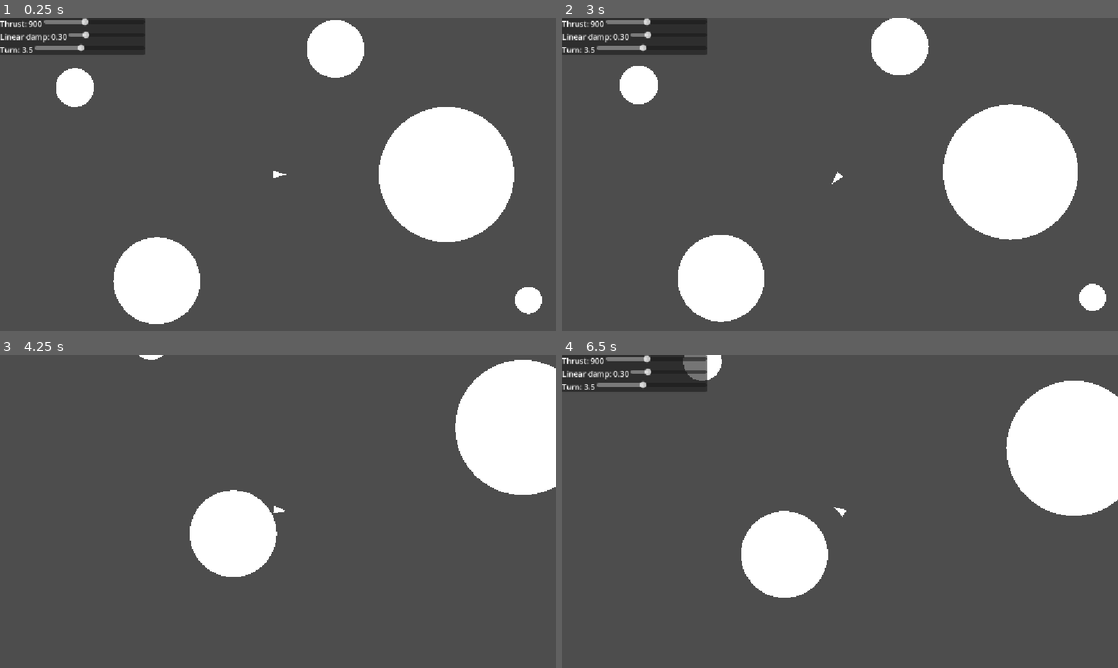
Above: before the commit, frames 1-4 (two rows, left to right).
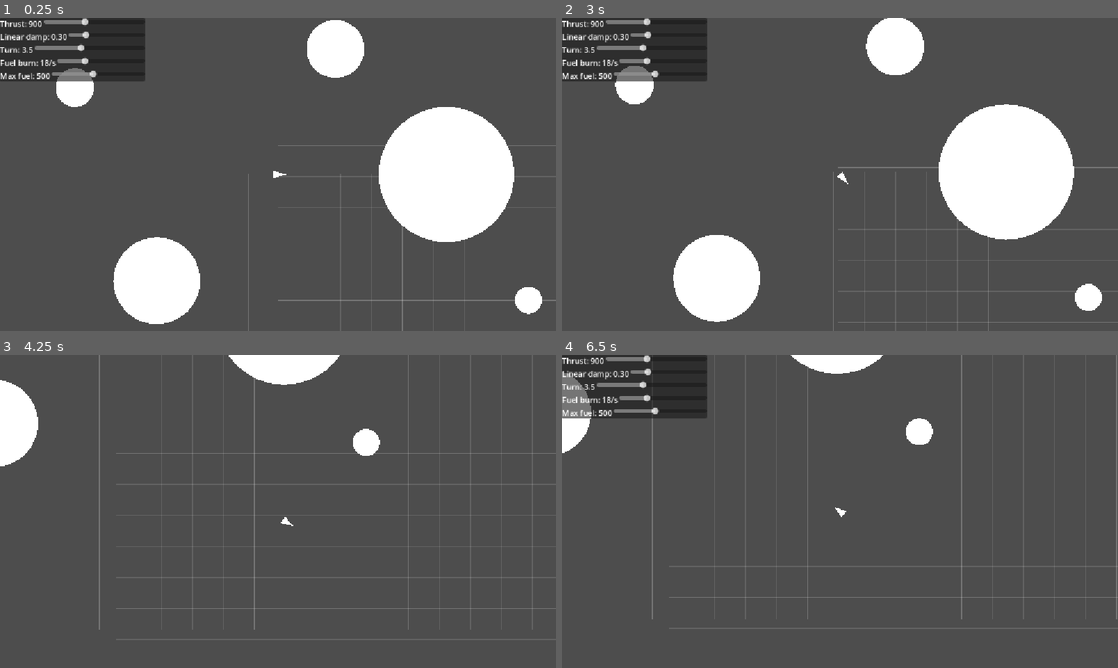
Above: after the commit, the same moments.

Repository: manu-jimenez/Asteroides
Game: Godot game, scene res://scenes/World.tscn
Same seed, same stepped clock (60 frames per second), same inputs: the game is played once before the commit and once after it.
Inputs:
- Up to frame 1 (0.25 s): no input
- Up to frame 2 (3 s): tap Enter at 0.5 s; hold D (turn_right) 0.53-1.28 s; tap T (toggle_tuning) every 0.75 s from 0.6 to 2.85 s; hold A (turn_left) 1.28-2.03 s; tap R (restart) at 2 s; hold D (turn_right) 2.03-2.78 s; hold W (thrust) from 2.78 s (still down)
- Up to frame 3 (4.25 s): release W (thrust) at 3.53 s; hold A (turn_left) from 3.53 s (still down); tap T (toggle_tuning) at 3.6 s; tap Space (pause, bound only after the commit) at 4.15 s
- Up to frame 4 (6.5 s): tap T (toggle_tuning) at 4.35, 5.1, 5.85 s; release A (turn_left) at 5.78 s; hold D (turn_right) from 5.78 s (still down)

The runs differ from the first frame. In frame 1, 2.5% of the frame differs, in the area x 0-100%, y 11-100%; in frame 2, 4.1%; in frame 3, 14%; in frame 4, 16%, in the area x 0-100%, y 0-85%.

Commit message:
sprint por terminar

Diff:
--- a/project.godot
+++ b/project.godot
@@ -49,3 +49,8 @@
 "events": [Object(InputEventKey,"resource_local_to_scene":false,"resource_name":"","device":-1,"window_id":0,"alt_press …(192 unchanged characters)…
 ]
 }
+pause={
+"deadzone": 0.2,
+"events": [Object(InputEventKey,"resource_local_to_scene":false,"resource_name":"","device":-1,"window_id":0,"alt_pressed":false,"shift_pressed":false,"ctrl_pressed":false,"meta_pressed":false,"pressed":false,"keycode":0,"physical_keycode":32,"key_label":0,"unicode":32,"location":0,"echo":false,"script":null)
+]
+}
--- a/scenes/World.tscn
+++ b/scenes/World.tscn
@@ -1,19 +1,26 @@
-[gd_scene load_steps=3 format=3 uid="uid://bs7c3tmgq5x07"]
+[gd_scene load_steps=4 format=3 uid="uid://bs7c3tmgq5x07"]
 
 [ext_resource type="Script" uid="uid://b6lhl1l4oldrr" path="res://scripts/world.gd" id="1_32lhk"]
+[ext_resource type="Script" uid="uid://8yxowflsuspv" path="res://scripts/grid_overlay.gd" id="2_7g83o"]
 [ext_resource type="PackedScene" uid="uid://bdxf5qro8som2" path="res://scenes/Ship.tscn" id="2_32lhk"]
 
 [node name="World" type="Node2D"]
+process_mode = 3
 position = Vector2(-1, 0)
 script = ExtResource("1_32lhk")
 
-[node name="Camera2D" type="Camera2D" parent="."]
+[node name="GridOverlay" type="Node2D" parent="."]
+script = ExtResource("2_7g83o")
+
+[node name="Ship" parent="." instance=ExtResource("2_32lhk")]
+process_mode = 3
+
+[node name="Camera2D" type="Camera2D" parent="Ship"]
 position_smoothing_enabled = true
 position_smoothing_speed = 8.0
 
-[node name="Ship" parent="." instance=ExtResource("2_32lhk")]
-
 [node name="UI" type="CanvasLayer" parent="."]
+process_mode = 3
 
 [node name="TuningPanel" type="PanelContainer" parent="UI"]
 custom_minimum_size = Vector2(300, 0)
@@ -63,3 +70,28 @@
 max_value = 7.0
 step = 0.1
 value = 3.5
+
+[node name="HBoxFuelBurn" type="HBoxContainer" parent="UI/TuningPanel/VBox"]
+layout_mode = 2
+
+[node name="LabelFuelBurn" type="Label" parent="UI/TuningPanel/VBox/HBoxFuelBurn"]
+layout_mode = 2
+
+[node name="HSliderFuelBurn" type="HSlider" parent="UI/TuningPanel/VBox/HBoxFuelBurn"]
+layout_mode = 2
+size_flags_horizontal = 3
+max_value = 60.0
+value = 18.0
+
+[node name="HBoxMaxFuel" type="HBoxContainer" parent="UI/TuningPanel/VBox"]
+layout_mode = 2
+
+[node name="LabelMaxFuel" type="Label" parent="UI/TuningPanel/VBox/HBoxMaxFuel"]
+layout_mode = 2
+
+[node name="HSliderMaxFuel" type="HSlider" parent="UI/TuningPanel/VBox/HBoxMaxFuel"]
+layout_mode = 2
+size_flags_horizontal = 3
+min_value = 100.0
+max_value = 1000.0
+value = 500.0
--- /dev/null
+++ b/scripts/grid_overlay.gd
@@ -0,0 +1,64 @@
+# scripts/grid_overlay.gd
+extends Node2D
+
+@export var grid_step: float = 64.0
+@export var major_every: int = 5
+@export var thickness: float = 1.0
+
+var cam: Camera2D
+
+func _ready() -> void:
+	# Draw in screen space (not affected by world transforms)
+	top_level = true
+	print("GridOverlay cam=", cam)
+
+func _process(_delta: float) -> void:
+	queue_redraw()
+
+func _draw() -> void:
+	cam = get_viewport().get_camera_2d()
+	if cam == null:
+		return
+
+	var vp := get_viewport_rect().size
+	var half := vp * 0.5
+
+	var center := cam.global_position
+	var top_left := center - half / cam.zoom
+	var bottom_right := center + half / cam.zoom
+
+	var start_x: float = float(floor(top_left.x / grid_step)) * grid_step
+	var end_x: float = float(ceil(bottom_right.x / grid_step)) * grid_step
+	var start_y: float = float(floor(top_left.y / grid_step)) * grid_step
+	var end_y: float = float(ceil(bottom_right.y / grid_step)) * grid_step
+
+
+	# Vertical lines
+	var i := 0
+	var x := start_x
+	while x <= end_x:
+		var is_major := (i % major_every) == 0
+		var color := Color(1, 1, 1, 0.22) if is_major else Color(1, 1, 1, 0.12)
+		var width := thickness * 2.0 if is_major else thickness
+
+		var a := Vector2((x - top_left.x) * cam.zoom.x, 0)
+		var b := Vector2((x - top_left.x) * cam.zoom.x, vp.y)
+		draw_line(a, b, color, width)
+
+		x += grid_step
+		i += 1
+
+	# Horizontal lines
+	i = 0
+	var y := start_y
+	while y <= end_y:
+		var is_major := (i % major_every) == 0
+		var color := Color(1, 1, 1, 0.22) if is_major else Color(1, 1, 1, 0.12)
+		var width := thickness * 2.0 if is_major else thickness
+
+		var a2 := Vector2(0, (y - top_left.y) * cam.zoom.y)
+		var b2 := Vector2(vp.x, (y - top_left.y) * cam.zoom.y)
+		draw_line(a2, b2, color, width)
+
+		y += grid_step
+		i += 1
--- a/scripts/ship.gd
+++ b/scripts/ship.gd
@@ -1,31 +1,73 @@
-# scripts/ship_rb.gd
+# scripts/ship.gd
 extends RigidBody2D
+class_name Ship
 
 @export var thrust_force: float = 900.0
 @export var turn_speed: float = 3.5   # rad/s
 @export var max_speed: float = 900.0
 
+@export var max_fuel: float = 500.0
+@export var fuel: float = 500.0
+@export var fuel_burn_per_sec: float = 18.0  # consumo mientras haces thrust
+
+var _dbg_accum := 0.0
+
 func _ready() -> void:
+	print("Ship freeze=", freeze, " custom_integrator=", custom_integrator)
+
 	# Un poco de amortiguación arcade
 	linear_damp = 0.3
 	angular_damp = 6.0
 	gravity_scale = 0.0
-	lock_rotation = false
+
+	lock_rotation = true
+	angular_velocity = 0.0
+
+func _turn_input() -> float:
+	var t := 0.0
+	if Input.is_action_pressed("turn_left"):
+		t -= 1.0
+	if Input.is_action_pressed("turn_right"):
+		t += 1.0
+	return t
+
+func _process(delta: float) -> void:
+	if not get_tree().paused:
+		return
+	rotation += _turn_input() * turn_speed * delta
 
 func _physics_process(delta: float) -> void:
-	# Rotación estilo Asteroids
-	var turn := 0.0
-	if Input.is_action_pressed("turn_left"):
-		turn -= 1.0
-	if Input.is_action_pressed("turn_right"):
-		turn += 1.0
-	angular_velocity = turn * turn_speed
+	_dbg_accum += delta
+	if _dbg_accum >= 0.25:
+		_dbg_accum = 0.0
+		if Input.is_action_pressed("thrust"):
+			print("THRUST pressed | paused=", get_tree().paused,
+				" freeze=", freeze,
+				" custom_integrator=", custom_integrator,
+				" fuel=", fuel,
+				" thrust_force=", thrust_force,
+				" pos=", global_position,
+				" lin_vel=", linear_velocity,
+				" paused=", get_tree().paused)
 
-	# Thrust hacia "delante" (eje X local)
-	if Input.is_action_pressed("thrust"):
+	if get_tree().paused:
+		return
+
+	rotation += _turn_input() * turn_speed * delta
+
+	# thrust + fuel aquí
+	if Input.is_action_pressed("thrust") and fuel > 0.0:
 		var forward := transform.x.normalized()
 		apply_central_force(forward * thrust_force)
+		fuel = max(0.0, fuel - fuel_burn_per_sec * delta)
 
 	# Clamp de velocidad para evitar que se dispare por colisiones
 	if linear_velocity.length() > max_speed:
 		linear_velocity = linear_velocity.normalized() * max_speed
+
+
+func refuel_full() -> void:
+	fuel = max_fuel
+
+func has_fuel() -> bool:
+	return fuel > 0.0
--- a/scripts/world.gd
+++ b/scripts/world.gd
@@ -1,22 +1,25 @@
 # scripts/world.gd
 extends Node2D
 
-@onready var ship: RigidBody2D = $Ship
-@onready var cam: Camera2D = $Camera2D
+@onready var ship := $Ship
+var cam: Camera2D
 
+# Sliders parametros
 @onready var sld_thrust: HSlider = $UI/TuningPanel/VBox/HBoxThrust/HSliderThrust
 @onready var lbl_thrust: Label = $UI/TuningPanel/VBox/HBoxThrust/LabelThrust
-
 @onready var sld_damp: HSlider = $UI/TuningPanel/VBox/HBoxDamp/HSliderDamp
 @onready var lbl_damp: Label = $UI/TuningPanel/VBox/HBoxDamp/LabelDamp
-
 @onready var sld_turn: HSlider = $UI/TuningPanel/VBox/HBoxTurn/HSliderTurn
 @onready var lbl_turn: Label = $UI/TuningPanel/VBox/HBoxTurn/LabelTurn
+@onready var sld_fuel_burn: HSlider = $UI/TuningPanel/VBox/HBoxFuelBurn/HSliderFuelBurn
+@onready var lbl_fuel_burn: Label = $UI/TuningPanel/VBox/HBoxFuelBurn/LabelFuelBurn
+@onready var sld_max_fuel: HSlider = $UI/TuningPanel/VBox/HBoxMaxFuel/HSliderMaxFuel
+@onready var lbl_max_fuel: Label = $UI/TuningPanel/VBox/HBoxMaxFuel/LabelMaxFuel
+
 
 var AsteroidScene: PackedScene = preload("res://scenes/Asteroid.tscn")
 
 func _ready() -> void:
-	cam.global_position = ship.global_position
 	_spawn_test_asteroids()
 
 	# Inicializa UI
@@ -26,17 +29,52 @@
 	sld_thrust.value_changed.connect(_on_tuning_changed)
 	sld_damp.value_changed.connect(_on_tuning_changed)
 	sld_turn.value_changed.connect(_on_tuning_changed)
+	sld_fuel_burn.value_changed.connect(_on_tuning_changed)
+	sld_max_fuel.value_changed.connect(_on_tuning_changed)
+
+	get_tree().paused = false
+	print("World ready. paused =", get_tree().paused)
+
+	cam = $Ship/Camera2D
+	print("Camera enabled=", cam.enabled)
+	cam.enabled = true
+	print("Camera enabled=", cam.enabled)
+	print("Active viewport cam =", get_viewport().get_camera_2d(), " my cam =", cam)
 
 
 func _process(_delta: float) -> void:
-	# Follow cámara (suave por smoothing)
-	cam.global_position = ship.global_position
-
 	if Input.is_action_just_pressed("restart"):
 		get_tree().reload_current_scene()
 
 	if Input.is_action_just_pressed("toggle_tuning"):
 		$UI/TuningPanel.visible = not $UI/TuningPanel.visible
+
+	if Input.is_action_just_pressed("pause"):
+		get_tree().paused = not get_tree().paused
+		print("PAUSED =", get_tree().paused)
+
+func _on_tuning_changed(_v: float) -> void:
+	_apply_tuning_from_sliders()
+
+func _apply_tuning_from_sliders() -> void:
+	var thrust := float(sld_thrust.value)
+	var damp := float(sld_damp.value)
+	var turn := float(sld_turn.value)
+	var fuel_burn := float(sld_fuel_burn.value)
+	var max_fuel := float(sld_max_fuel.value)
+
+	# Ship script variables
+	ship.thrust_force = thrust
+	ship.turn_speed = turn
+	ship.linear_damp = damp 	# Propiedad directa del RigidBody2D
+	ship.fuel_burn_per_sec = fuel_burn
+	ship.max_fuel = max_fuel
+
+	lbl_thrust.text = "Thrust: %d" % int(thrust)
+	lbl_damp.text = "Linear damp: %.2f" % damp
+	lbl_turn.text = "Turn: %.1f" % turn
+	lbl_fuel_burn.text = "Fuel burn: %.0f/s" % fuel_burn
+	lbl_max_fuel.text = "Max fuel: %.0f" % max_fuel
 
 func _spawn_test_asteroids() -> void:
 	# 5 asteroides estáticos para dar escala + referencia espacial
@@ -55,22 +93,3 @@
 		a.frozen = true
 		a.global_position = ship.global_position + positions[i]
 		add_child(a)
-
-func _on_tuning_changed(_v: float) -> void:
-	_apply_tuning_from_sliders()
-
-func _apply_tuning_from_sliders() -> void:
-	var thrust := float(sld_thrust.value)
-	var damp := float(sld_damp.value)
-	var turn := float(sld_turn.value)
-
-	# Ship script variables (asumiendo que el script está en el root Ship)
-	ship.thrust_force = thrust
-	ship.turn_speed = turn
-
-	# Propiedad directa del RigidBody2D
-	ship.linear_damp = damp
-
-	lbl_thrust.text = "Thrust: %d" % int(thrust)
-	lbl_damp.text = "Linear damp: %.2f" % damp
-	lbl_turn.text = "Turn: %.1f" % turn
Not shown, added: scripts/grid_overlay.gd.uid
